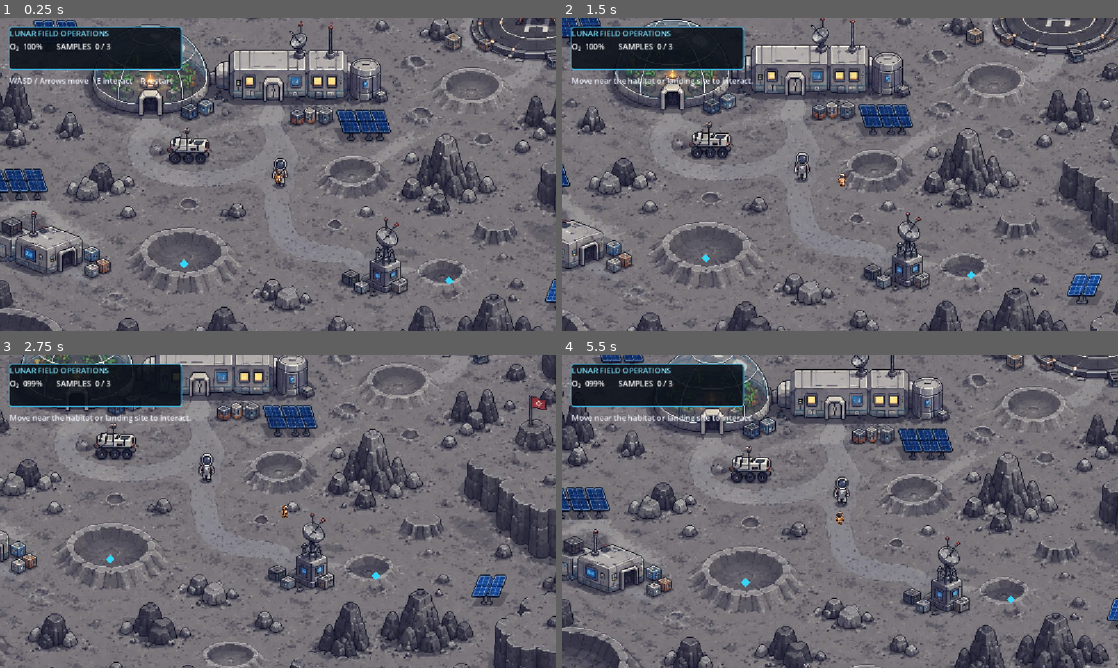
Above: before the commit, frames 1-4 (two rows, left to right).
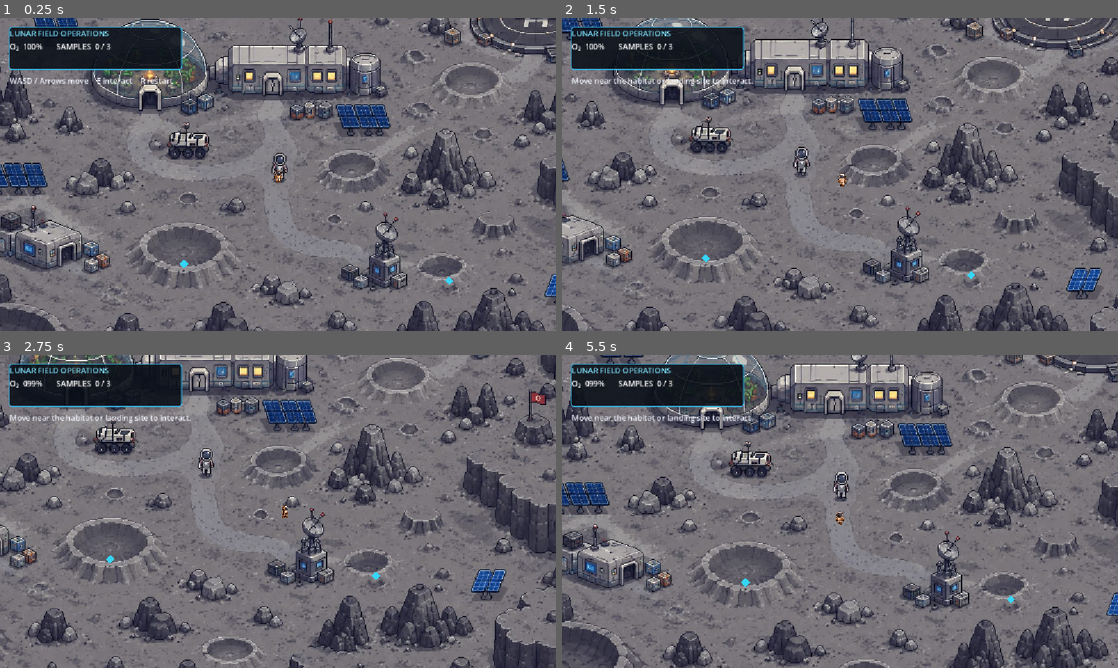
Above: after the commit, the same moments.

Repository: ANR747/hackathon-mvp
Game: Godot game, scene res://scenes/moon_base.tscn
Two runs of this game, one before a commit and one after it. Both use one fixed random seed, a clock stepped at 60 frames per second and the inputs below.
Inputs:
- Up to frame 1 (0.25 s): no input
- Up to frame 2 (1.5 s): tap Enter at 0.5 s; hold Right (ui_right) 0.53-1.28 s; tap E (interact) at 0.6, 1.35 s; hold Down (ui_down) from 1.28 s (still down)
- Up to frame 3 (2.75 s): release Down (ui_down) at 2.03 s; hold Right (ui_right) from 2.03 s (still down); tap E (interact) at 2.1 s
- Up to frame 4 (5.5 s): release Right (ui_right) at 2.78 s; hold Up (ui_up) 2.78-3.53 s; tap E (interact) every 0.75 s from 2.85 to 5.1 s; hold Left (ui_left) 3.53-5.03 s; hold Down (ui_down) from 5.03 s (still down)

The runs differ from the first frame. In frame 1, 31% of the frame differs, in the area x 0-100%, y 0-100%; in frame 2, 30%; in frame 3, 28%; in frame 4, 31%.

Commit message:
Make moon map collisions editor-editable

Diff:
--- a/scenes/moon_base.tscn
+++ b/scenes/moon_base.tscn
@@ -1,6 +1,159 @@
 [gd_scene format=3 uid="uid://77nh7vik4n1f"]
 
 [ext_resource type="Script" uid="uid://3hbnkv2iugn8" path="res://scripts/moon_base.gd" id="1"]
+[ext_resource type="Texture2D" uid="uid://cngntw6wux6r2" path="res://Image_Assets/ImageAssets_Map/tilesets/Pixel-Art Lunar Base Asset Sheet (1).png" id="2_eoifi"]
+[ext_resource type="Texture2D" uid="uid://djw7dyyhytwj2" path="res://Image_Assets/ImageAssets_Map/IMG-20261021-WA0013.jpg" id="3_map"]
+
+[sub_resource type="RectangleShape2D" id="HabitatShape"]
+size = Vector2(370, 121)
+
+[sub_resource type="RectangleShape2D" id="GreenhouseShape"]
+size = Vector2(213.5, 153)
+
+[sub_resource type="RectangleShape2D" id="LandingPadShape"]
+size = Vector2(255, 112.5)
+
+[sub_resource type="RectangleShape2D" id="EastRidgeShape"]
+size = Vector2(267.5, 161.5)
+
+[sub_resource type="RectangleShape2D" id="WestRidgeShape"]
+size = Vector2(149, 118.25)
+
+[sub_resource type="RectangleShape2D" id="NorthCliffShape"]
+size = Vector2(220.5, 111.5)
+
+[sub_resource type="RectangleShape2D" id="TopBoundaryShape"]
+size = Vector2(1536, 32)
+
+[sub_resource type="RectangleShape2D" id="BottomBoundaryShape"]
+size = Vector2(1511, 37)
+
+[sub_resource type="RectangleShape2D" id="LeftBoundaryShape"]
+size = Vector2(32, 1024)
+
+[sub_resource type="RectangleShape2D" id="RightBoundaryShape"]
+size = Vector2(32, 1024)
 
 [node name="MoonBase" type="Node2D" unique_id=2074962656]
 script = ExtResource("1")
+
+[node name="MoonSurfaceMap" type="Sprite2D" parent="." unique_id=200010001]
+z_index = -20
+texture_filter = 1
+position = Vector2(-1, -11)
+texture = ExtResource("3_map")
+centered = false
+
+[node name="BuildingCollisions" type="Node2D" parent="." unique_id=200010002]
+
+[node name="Habitat" type="StaticBody2D" parent="BuildingCollisions" unique_id=200010003]
+position = Vector2(760, 330)
+
+[node name="CollisionShape2D" type="CollisionShape2D" parent="BuildingCollisions/Habitat" unique_id=200010004]
+position = Vector2(53, -10.5)
+shape = SubResource("HabitatShape")
+
+[node name="Greenhouse" type="StaticBody2D" parent="BuildingCollisions" unique_id=200010005]
+position = Vector2(480, 320)
+
+[node name="CollisionShape2D" type="CollisionShape2D" parent="BuildingCollisions/Greenhouse" unique_id=200010006]
+position = Vector2(29.25, 0.5)
+shape = SubResource("GreenhouseShape")
+
+[node name="CollisionShape2D" type="CollisionShape2D" parent="BuildingCollisions/Greenhouse/CollisionShape2D" unique_id=586247510]
+
+[node name="LandingPad" type="StaticBody2D" parent="BuildingCollisions" unique_id=200010007]
+position = Vector2(1300, 190)
+
+[node name="CollisionShape2D" type="CollisionShape2D" parent="BuildingCollisions/LandingPad" unique_id=200010008]
+position = Vector2(6, 44)
+shape = SubResource("LandingPadShape")
+
+[node name="CollisionShape2D" type="CollisionShape2D" parent="BuildingCollisions/LandingPad/CollisionShape2D" unique_id=759100111]
+
+[node name="EastRidge" type="StaticBody2D" parent="BuildingCollisions" unique_id=200010009]
+position = Vector2(1390, 790)
+
+[node name="CollisionShape2D" type="CollisionShape2D" parent="BuildingCollisions/EastRidge" unique_id=200010010]
+position = Vector2(-125.75, 37.75)
+shape = SubResource("EastRidgeShape")
+
+[node name="CollisionShape2D" type="CollisionShape2D" parent="BuildingCollisions/EastRidge/CollisionShape2D" unique_id=1536518657]
+
+[node name="CollisionShape2D2" type="CollisionShape2D" parent="BuildingCollisions/EastRidge/CollisionShape2D" unique_id=1270071356]
+
+[node name="WestRidge" type="StaticBody2D" parent="BuildingCollisions" unique_id=200010011]
+position = Vector2(70, 860)
+
+[node name="CollisionShape2D" type="CollisionShape2D" parent="BuildingCollisions/WestRidge" unique_id=200010012]
+position = Vector2(169, -314)
+shape = SubResource("WestRidgeShape")
+
+[node name="CollisionShape2D" type="CollisionShape2D" parent="BuildingCollisions/WestRidge/CollisionShape2D" unique_id=1730598202]
+
+[node name="CollisionShape2D2" type="CollisionShape2D" parent="BuildingCollisions/WestRidge/CollisionShape2D" unique_id=25553145]
+position = Vector2(79, -312)
+shape = SubResource("WestRidgeShape")
+
+[node name="CollisionShape2D" type="CollisionShape2D" parent="BuildingCollisions/WestRidge/CollisionShape2D/CollisionShape2D2" unique_id=487323968]
+
+[node name="CollisionShape2D2" type="CollisionShape2D" parent="BuildingCollisions/WestRidge/CollisionShape2D/CollisionShape2D2" unique_id=521472867]
+position = Vector2(674, 485)
+shape = SubResource("WestRidgeShape")
+
+[node name="CollisionShape2D" type="CollisionShape2D" parent="BuildingCollisions/WestRidge/CollisionShape2D/CollisionShape2D2/CollisionShape2D2" unique_id=153001470]
+
+[node name="CollisionShape2D3" type="CollisionShape2D" parent="BuildingCollisions/WestRidge/CollisionShape2D" unique_id=586617504]
+position = Vector2(709, -118)
+shape = SubResource("WestRidgeShape")
+
+[node name="CollisionShape2D" type="CollisionShape2D" parent="BuildingCollisions/WestRidge/CollisionShape2D/CollisionShape2D3" unique_id=903017208]
+
+[node name="NorthCliff" type="StaticBody2D" parent="BuildingCollisions" unique_id=200010013]
+position = Vector2(1460, 540)
+
+[node name="CollisionShape2D" type="CollisionShape2D" parent="BuildingCollisions/NorthCliff" unique_id=200010014]
+position = Vector2(-1182.25, 146.75)
+shape = SubResource("NorthCliffShape")
+
+[node name="CollisionShape2D" type="CollisionShape2D" parent="BuildingCollisions/NorthCliff/CollisionShape2D" unique_id=599142029]
+
+[node name="MapBoundaryTop" type="StaticBody2D" parent="BuildingCollisions" unique_id=200010015]
+position = Vector2(768, -16)
+
+[node name="CollisionShape2D" type="CollisionShape2D" parent="BuildingCollisions/MapBoundaryTop" unique_id=200010016]
+shape = SubResource("TopBoundaryShape")
+
+[node name="MapBoundaryBottom" type="StaticBody2D" parent="BuildingCollisions" unique_id=200010017]
+position = Vector2(768, 1040)
+
+[node name="CollisionShape2D" type="CollisionShape2D" parent="BuildingCollisions/MapBoundaryBottom" unique_id=200010018]
+position = Vector2(7.5, -18)
+shape = SubResource("BottomBoundaryShape")
+
+[node name="CollisionShape2D" type="CollisionShape2D" parent="BuildingCollisions/MapBoundaryBottom/CollisionShape2D" unique_id=1885866760]
+
+[node name="MapBoundaryLeft" type="StaticBody2D" parent="BuildingCollisions" unique_id=200010019]
+position = Vector2(-16, 512)
+
+[node name="CollisionShape2D" type="CollisionShape2D" parent="BuildingCollisions/MapBoundaryLeft" unique_id=200010020]
+shape = SubResource("LeftBoundaryShape")
+
+[node name="MapBoundaryRight" type="StaticBody2D" parent="BuildingCollisions" unique_id=200010021]
+position = Vector2(1552, 512)
+
+[node name="CollisionShape2D" type="CollisionShape2D" parent="BuildingCollisions/MapBoundaryRight" unique_id=200010022]
+shape = SubResource("RightBoundaryShape")
+
+[node name="PixelArtLunarBaseAssetSheet(1)" type="Sprite2D" parent="." unique_id=171379829]
+z_index = -30
+position = Vector2(-1455, 366)
+texture = ExtResource("2_eoifi")
+
+[node name="TileMapLayer" type="TileMapLayer" parent="." unique_id=1030490724]
+
+[node name="CollisionShape2D" type="CollisionShape2D" parent="." unique_id=1631192206]
+position = Vector2(222, -382)
+shape = SubResource("WestRidgeShape")
+
+[node name="CollisionShape2D" type="CollisionShape2D" parent="CollisionShape2D" unique_id=1274359232]
--- a/scripts/moon_base.gd
+++ b/scripts/moon_base.gd
@@ -5,7 +5,6 @@
 ## walkable gameplay, HUD, sample sites, collisions, and map bounds remain live nodes.
 
 const PLAYER_SCENE: PackedScene = preload("res://scripts/player.tscn")
-const MAP_TEXTURE: Texture2D = preload("res://Image_Assets/ImageAssets_Map/IMG-20261021-WA0013.jpg")
 const WORLD_SIZE := Vector2(1536.0, 1024.0)
 const WALK_SPEED := 115.0
 
@@ -19,9 +18,7 @@
 
 func _ready() -> void:
 	_configure_inputs()
-	_add_map_art()
 	_add_player()
-	_add_landmark_collisions()
 	_add_survey_sites()
 	_add_hud()
 
@@ -59,29 +56,6 @@
 	if not InputMap.action_has_event(action, event):
 		InputMap.action_add_event(action, event)
 
-func _add_map_art() -> void:
-	var map := Sprite2D.new()
-	map.name = "Moon_Surface_Atlas_Composition"
-	map.texture = MAP_TEXTURE
-	map.centered = false
-	map.position = Vector2.ZERO
-	map.texture_filter = CanvasItem.TEXTURE_FILTER_NEAREST
-	map.z_index = -20
-	add_child(map)
-	# Keep the lightweight atlas-backed TileMapLayer from the prior version.
-	var terrain := TileMapLayer.new()
-	terrain.name = "Terrain_TileMapLayer"
-	terrain.z_index = -19
-	var tileset := TileSet.new()
-	tileset.tile_size = Vector2i(32, 32)
-	var atlas := TileSetAtlasSource.new()
-	atlas.texture = load("res://Image_Assets/ImageAssets_Map/tilesets/Pixel-Art Lunar Base Asset Sheet(land) (1).png")
-	atlas.texture_region_size = Vector2i(32, 32)
-	if atlas.texture != null:
-		atlas.create_tile(Vector2i.ZERO)
-		tileset.add_source(atlas, 0)
-	terrain.tile_set = tileset
-	add_child(terrain)
 func _add_player() -> void:
 	astronaut = PLAYER_SCENE.instantiate() as CharacterBody2D
 	astronaut.name = "Astronaut"
@@ -104,30 +78,6 @@
 	camera.limit_bottom = int(WORLD_SIZE.y)
 	astronaut.add_child(camera)
 	camera.make_current()
-
-func _add_landmark_collisions() -> void:
-	# Footprints match the habitat, greenhouse, launch platform, and highland rims.
-	_add_blocker(Vector2(760, 330), Vector2(285, 142))
-	_add_blocker(Vector2(480, 320), Vector2(155, 130))
-	_add_blocker(Vector2(1300, 190), Vector2(255, 125))
-	_add_blocker(Vector2(1390, 790), Vector2(290, 135))
-	_add_blocker(Vector2(70, 860), Vector2(210, 130))
-	_add_blocker(Vector2(1460, 540), Vector2(140, 230))
-	# Solid map perimeter.
-	_add_blocker(Vector2(WORLD_SIZE.x * 0.5, -16), Vector2(WORLD_SIZE.x, 32))
-	_add_blocker(Vector2(WORLD_SIZE.x * 0.5, WORLD_SIZE.y + 16), Vector2(WORLD_SIZE.x, 32))
-	_add_blocker(Vector2(-16, WORLD_SIZE.y * 0.5), Vector2(32, WORLD_SIZE.y))
-	_add_blocker(Vector2(WORLD_SIZE.x + 16, WORLD_SIZE.y * 0.5), Vector2(32, WORLD_SIZE.y))
-
-func _add_blocker(center: Vector2, size: Vector2) -> void:
-	var body := StaticBody2D.new()
-	body.position = center
-	var shape := CollisionShape2D.new()
-	var rect := RectangleShape2D.new()
-	rect.size = size
-	shape.shape = rect
-	body.add_child(shape)
-	add_child(body)
 
 func _add_survey_sites() -> void:
 	_add_site("NORTH CRATER", Vector2(586, 150))
